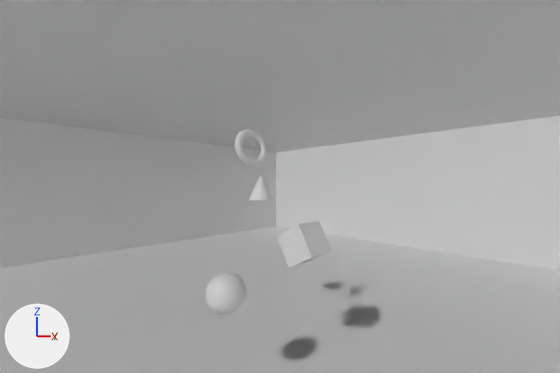
The Blender file blender_files/09_24_2019_working.blend as it was, and as the next commit left it.
Camera for both pictures: the file's camera 'Camera'. The axes (+X, +Y, +Z) are drawn at lower left. The lights are the same throughout.
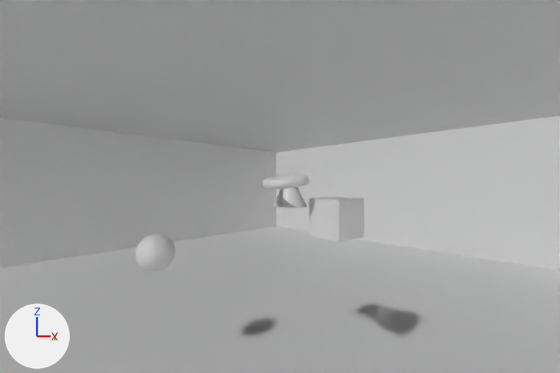
Location of each change, (x1, y1, x2, y2) in pixels of the pictures (560 x 373 px):
'Cube', moved, turned
    before: (278, 221, 332, 268)
    after: (309, 197, 364, 242)
'Sphere', moved
    before: (206, 272, 246, 314)
    after: (135, 234, 175, 271)
'Torus', moved, turned
    before: (234, 129, 267, 167)
    after: (262, 175, 310, 189)
'Cone', moved
    before: (249, 175, 274, 200)
    after: (273, 172, 307, 208)

The edits, one by one:
Object 'Cube' (ob_cube) moves from (0.59, 3.04, -2.69) to (3.36, 2.29, -0.76).
Object 'Cube' (ob_cube) turns from (0, -119, 0) to (0, 0, -98) degrees about x, y and z.
Object 'Cone' (ob_cone) moves from (-4.73, 4.1, 0.81) to (0.68, 1.6, 0.72).
Object 'Torus' (ob_torus) moves from (-2.14, 1.05, 3.29) to (1.48, 0.42, 1.12).
Object 'Torus' (ob_torus) turns from (0, -101, 0) to (-172, 0, 0) degrees about x, y and z.
Object 'Sphere' (ob_sphere) moves from (-0.28, -2.06, -4.48) to (-4.18, -4.07, -2.8).
